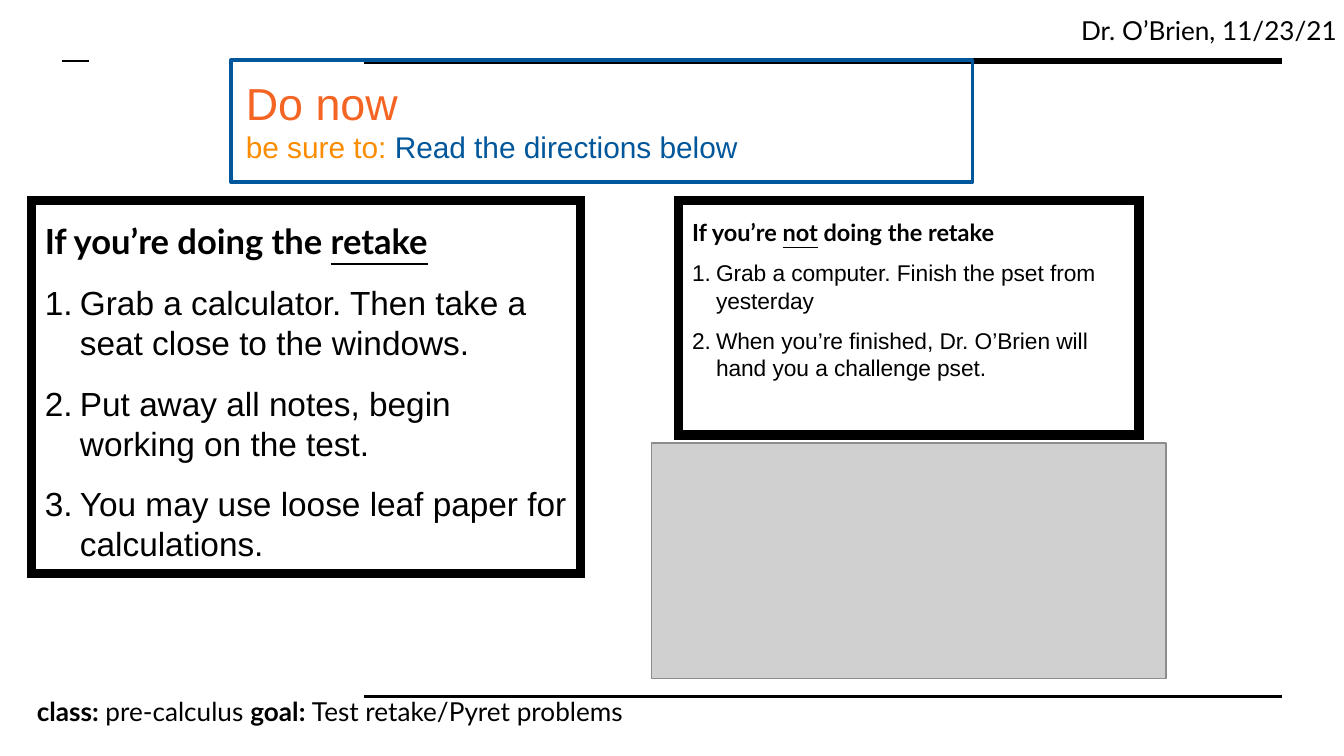
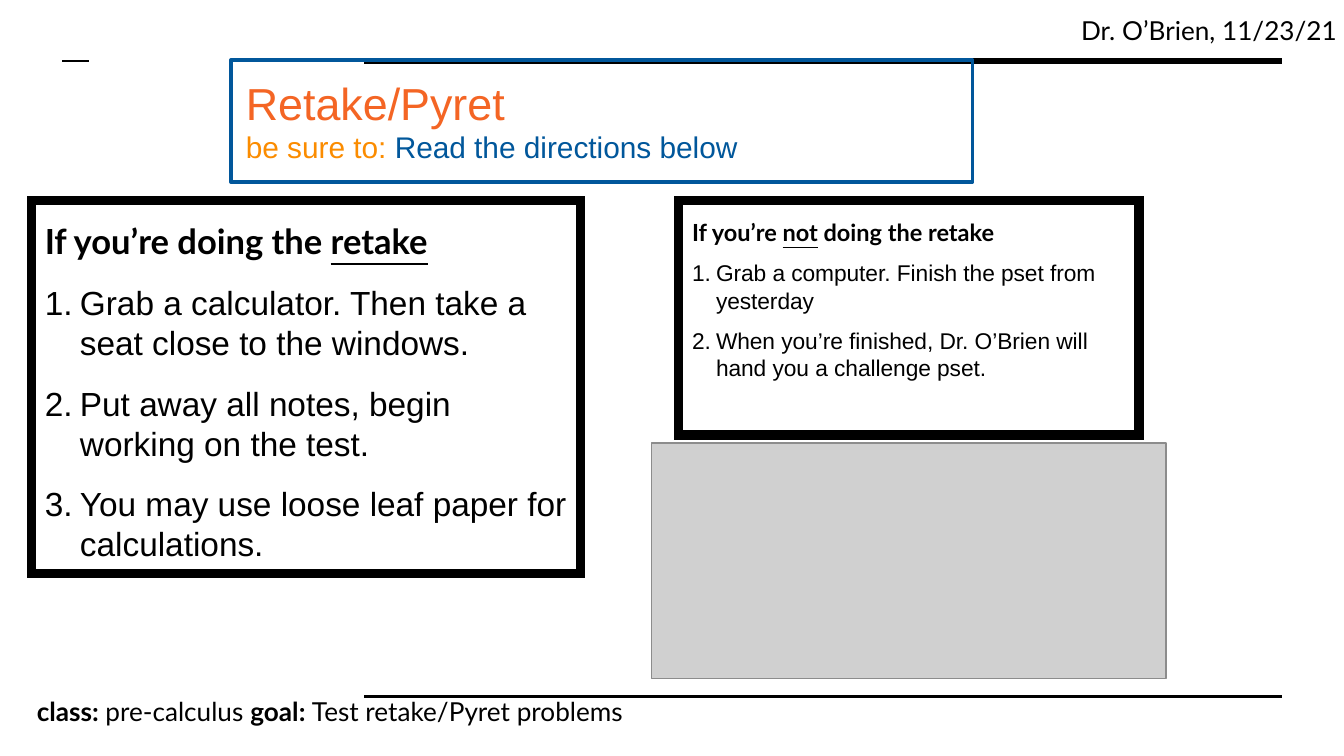
Before and after one commit to cobrien87/work, a slide deck: slide 2 of print/precal_10_2.pptx. Drawn at 1344x756 pixels with LibreOffice and Linux fonts; fonts in the diff are those of the drawing; grey boxes stand for pictures; background and template pictures are left out. Boxes give left, top, right and bottom in pixels: in the first picture for what was removed or moved away, otherwise in the second. Text is boxed around its words. In the diff, an @@ line names an element or a change of style, - is before the commit and + after.

Commit message:
fixed titile

```diff
--- a/print/precal_10_2.pptx
+++ b/print/precal_10_2.pptx
@@ text at <box>246,87,505,129</box>: text changed @@
-Do now
+Retake/Pyret
```
